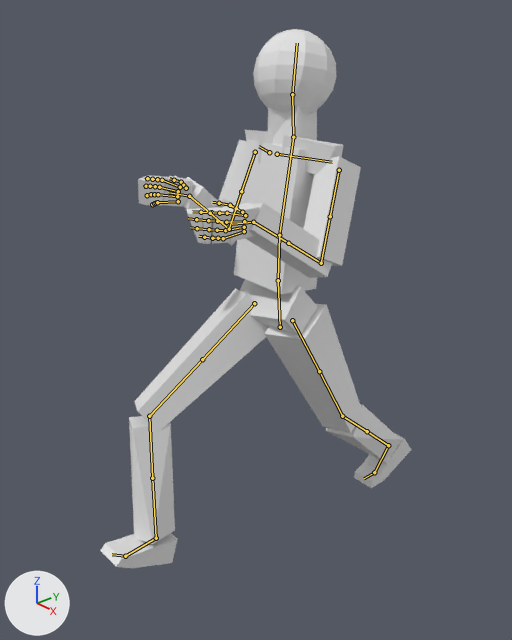
Renders of the Blender file Blender/Prototype RIg.blend from each side of a commit.
One viewpoint serves both versions: a 50 mm camera at (1.531, -1.426, 1.744) aimed at (-0.025, -0.072, 0.802). The lights are fixed; the arrows at lower left show +X, +Y and +Z. Both versions are drawn at frame 10 of the action 'Walk'; the numbers are the values there. The bones that bend it are drawn over the model as lines.
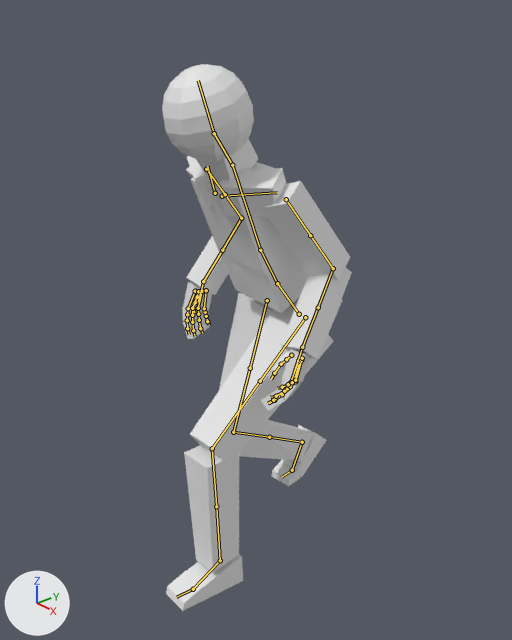
Location of each change, (x1, y1, x2, y2) in pixels of the pictures (512 x 640 px):
'Cube', posed (39% narrower)
    before: (100, 29, 412, 569)
    after: (162, 64, 352, 611)

What the commit changed:
Bone 'neck' (bone_neck) turns from (-7, 0, 5) to (0, 0, 0) degrees about its own x, y and z.
Bone 'hand.ik.R' (bone_hand_ik_r) moves from (0.415, -0.232, -0.027) to (0.369, -0.155, -0.339).
Bone 'hand.ik.R' (bone_hand_ik_r) turns from (-27, 49, -111) to (45, 14, -1) degrees about its own x, y and z.
Bone 'hand.ik.L' (bone_hand_ik_l) moves from (-0.442, -0.296, -0.012) to (-0.335, -0.208, -0.366).
Bone 'hand.ik.L' (bone_hand_ik_l) turns from (-13, -57, 99) to (63, -36, -17) degrees about its own x, y and z.
Bone 'head' (bone_head) turns from (-8, 42, 4) to (-7, 43, -2) degrees about its own x, y and z.
Bone 'foot.ik.R' (bone_foot_ik_r) moves from (-0.001, -0.474, 0.001) to (-0.054, 0.306, 0.0).
Bone 'foot.ik.R' (bone_foot_ik_r) turns from (39, -3, 3) to (0, 0, 4) degrees about its own x, y and z.
Bone 'foot_roll.ik.R' (bone_foot_roll_ik_r) turns from (7, 1, 0) to (30, -1, 0) degrees about its own x, y and z.
Bone 'knee_target.ik.R' (bone_knee_target_ik_r) moves from (-0.394, 0.385, 0.058) to (-0.063, 0.168, 0.19).
Bone 'foot.ik.L' (bone_foot_ik_l) moves from (-0.005, 0.547, -0.003) to (0.037, -0.384, 0.0).
Bone 'foot_roll.ik.L' (bone_foot_roll_ik_l) turns from (19, 0, 0) to (-8, 0, 0) degrees about its own x, y and z.
Bone 'knee_target.ik.L' (bone_knee_target_ik_l) moves from (0.126, 0.348, -0.013) to (-0.042, 0.179, 0.21).
Bone 'torso' (bone_torso) moves from (0.0, -0.017, -0.177) to (0.0, -0.018, -0.186).
Bone 'torso' (bone_torso) turns from (-8, -1, 0) to (24, 0, -1) degrees about its own x, y and z.
Bone 'chest' (bone_chest) turns from (0, 0, 0) to (1, -2, -2) degrees about its own x, y and z.
Bone 'elbow_target.ik.L' (bone_elbow_target_ik_l) moves from (-0.094, -0.286, -0.131) to (-0.157, -0.411, -0.29).
Bone 'elbow_target.ik.R' (bone_elbow_target_ik_r) moves from (0.115, -0.445, -0.225) to (0.147, -0.429, -0.286).
